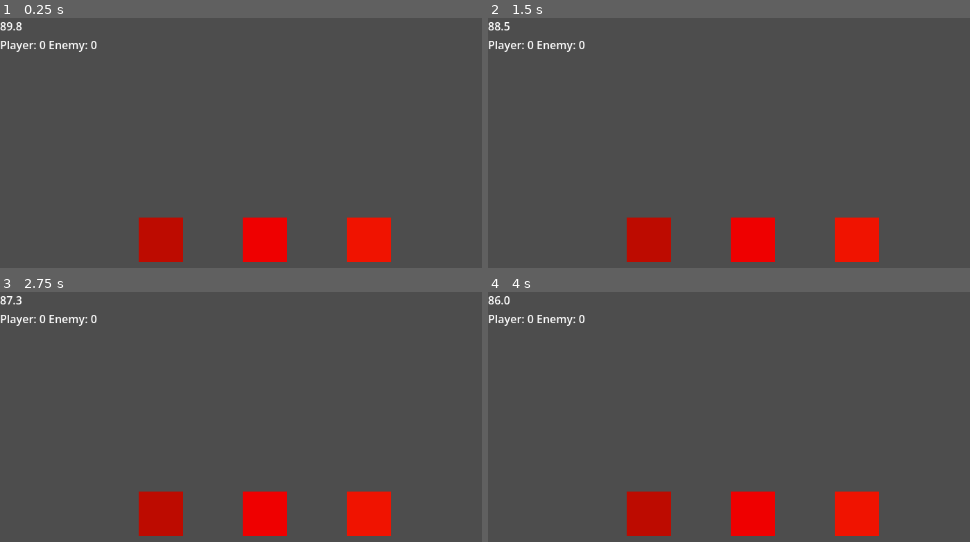
Above: before the commit, frames 1-4 (two rows, left to right).
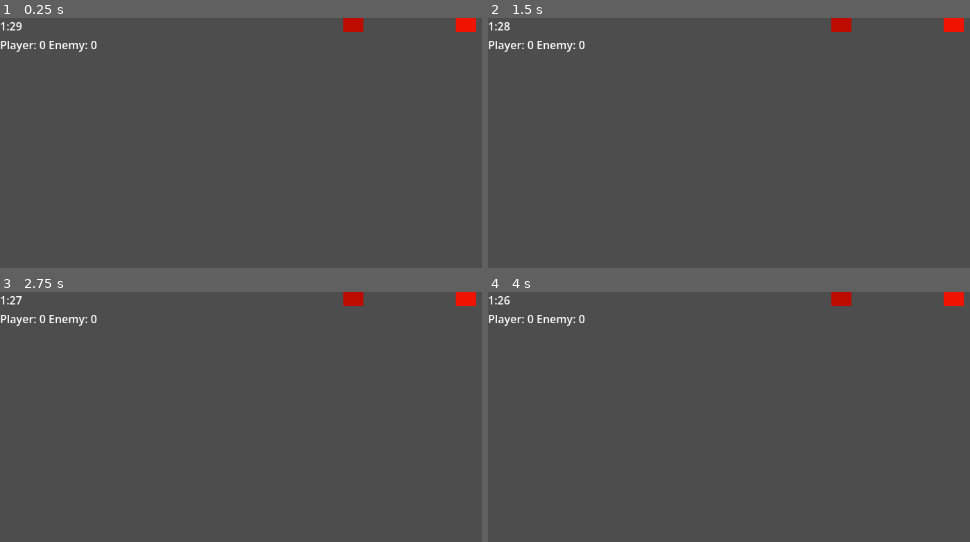
Above: after the commit, the same moments.

Repository: EchoPath-Source/echowars
Game: Godot game, scene res://arena.tscn
Same seed, same stepped clock (60 frames per second), same inputs: the game is played once before the commit and once after it.
Inputs (mouse positions are in pixels of both pictures, inside the frame that each line leads up to):
- Up to frame 1 (0.25 s): no input
- Up to frame 2 (1.5 s): tap Enter (ui_accept) at 0.5, 0.77, 1.25 s; move the mouse to (outside the picture) at 0.52 s; hold Right (ui_right) 0.53-1.25 s; tap Tab at 0.6 s; click (outside the picture) at 0.67 s; drag from (729, 265) to (outside the picture) at 1.27 s
- Up to frame 3 (2.75 s): tap Enter (ui_accept) at 2 s; move the mouse to (477, 417) at 2.02 s; hold Right (ui_right) from 2.03 s (still down); tap Tab at 2.1 s
- Up to frame 4 (4 s): release Right (ui_right) at 2.75 s; tap Enter (ui_accept) at 2.75, 3.5, 3.77 s; drag from (outside the picture) to (647, 449) at 2.77 s; move the mouse to (outside the picture) at 3.52 s; hold Left (ui_left) from 3.53 s (still down); tap Tab at 3.6 s

The runs differ from the first frame. In frame 1, 5.5% of the frame differs, in the area x 0-99%, y 0-98%; in frame 2, 5.5%; in frame 3, 5.5%; in frame 4, 5.5%.

Commit message:
Arena: add camera and align scene with convergence board model

Diff:
--- a/arena.tscn
+++ b/arena.tscn
@@ -1,59 +1,54 @@
 [gd_scene format=3 uid="uid://cckx12cgeqy1j"]
 
-[ext_resource type="Script" uid="uid://ltmqmvq7qqkk" path="res://scripts/arena/arena.gd" id="1_h0wof"]
-[ext_resource type="Script" uid="uid://c0v748fnuqt71" path="res://Lane manager.gd" id="1_ubfh8"]
-[ext_resource type="PackedScene" uid="uid://b0vkmwlw1ckqt" path="res://veilanchor.tscn" id="2_444vf"]
-[ext_resource type="Script" uid="uid://dnjx8wdw5uuwo" path="res://scripts/ui/match_hud.gd" id="4_fu4bq"]
+[ext_resource type="Script" path="res://scripts/arena/arena.gd" id="1_arena"]
+[ext_resource type="Script" path="res://scripts/arena/lane_manager.gd" id="2_lane_manager"]
+[ext_resource type="PackedScene" path="res://veilanchor.tscn" id="3_anchor"]
+[ext_resource type="Script" path="res://scripts/ui/match_hud.gd" id="4_hud"]
+[ext_resource type="PackedScene" path="res://scenes/ui/card_hand.tscn" id="5_card_hand"]
 
-[sub_resource type="GDScript" id="GDScript_444vf"]
-resource_name = "timer_label.gd"
-script/source = "extends Label
+[node name="Node2D" type="Node2D"]
+script = ExtResource("1_arena")
 
-func _process(_delta):
-		# Access your Autoload directly to update the text
-			text = str(snapped(GameState.time_remaining, 0.1))
+[node name="Camera2D" type="Camera2D" parent="."]
+position = Vector2(360, 960)
+zoom = Vector2(0.45, 0.45)
+enabled = true
 
-"
+[node name="lanemanager" type="Node2D" parent="."]
+script = ExtResource("2_lane_manager")
 
-[node name="Node2D" type="Node2D" unique_id=3820724]
-script = ExtResource("1_h0wof")
-metadata/_edit_vertical_guides_ = [-990.0, -397.0, 155.0]
+[node name="playergroup" type="Node2D" parent="lanemanager"]
 
-[node name="lanemanager" type="Node2D" parent="." unique_id=1118108819]
-script = ExtResource("1_ubfh8")
+[node name="playerfield" parent="lanemanager/playergroup" instance=ExtResource("3_anchor")]
+modulate = Color(1, 0, 1, 1)
+position = Vector2(540, 1700)
 
-[node name="playergroup" type="Node2D" parent="lanemanager" unique_id=1613852669]
+[node name="playercenter" parent="lanemanager/playergroup" instance=ExtResource("3_anchor")]
+modulate = Color(1, 0, 1, 1)
+position = Vector2(360, 1800)
 
-[node name="playerfield" parent="lanemanager/playergroup" unique_id=1916328548 instance=ExtResource("2_444vf")]
-modulate = Color(1, 0, 1, 1)
-position = Vector2(500, 1632)
+[node name="playerveil" parent="lanemanager/playergroup" instance=ExtResource("3_anchor")]
+modulate = Color(1, 0.23529412, 1, 1)
+position = Vector2(180, 1700)
 
-[node name="playercenter" parent="lanemanager/playergroup" unique_id=1364928419 instance=ExtResource("2_444vf")]
-modulate = Color(1, 0, 1, 1)
-position = Vector2(350, 1632)
+[node name="enemygroup" type="Node2D" parent="lanemanager"]
 
-[node name="playerveil" parent="lanemanager/playergroup" unique_id=1674331628 instance=ExtResource("2_444vf")]
-modulate = Color(1, 0.23529412, 1, 1)
-position = Vector2(200, 1632)
+[node name="enemyfield" parent="lanemanager/enemygroup" instance=ExtResource("3_anchor")]
+modulate = Color(0.9411765, 0.07450981, 0, 1)
+position = Vector2(540, 220)
 
-[node name="enemygroup" type="Node2D" parent="lanemanager" unique_id=1086192602]
+[node name="enemyveil" parent="lanemanager/enemygroup" instance=ExtResource("3_anchor")]
+modulate = Color(0.7411765, 0.043137256, 0, 1)
+position = Vector2(180, 220)
 
-[node name="enemyfeild" parent="lanemanager/enemygroup" unique_id=1230804900 instance=ExtResource("2_444vf")]
-modulate = Color(0.9411765, 0.07450981, 0, 1)
-position = Vector2(500, 288)
+[node name="enemycenter" parent="lanemanager/enemygroup" instance=ExtResource("3_anchor")]
+modulate = Color(0.9372549, 0, 0, 1)
+position = Vector2(360, 120)
 
-[node name="enemyveil" parent="lanemanager/enemygroup" unique_id=980866844 instance=ExtResource("2_444vf")]
-modulate = Color(0.7411765, 0.043137256, 0, 1)
-position = Vector2(200, 288)
+[node name="matchhud" type="CanvasLayer" parent="."]
+script = ExtResource("4_hud")
 
-[node name="enemycenter" parent="lanemanager/enemygroup" unique_id=1084381553 instance=ExtResource("2_444vf")]
-modulate = Color(0.9372549, 0, 0, 1)
-position = Vector2(350, 288)
-
-[node name="matchhud" type="CanvasLayer" parent="." unique_id=2013086539]
-script = ExtResource("4_fu4bq")
-
-[node name="HUDRoot" type="Control" parent="matchhud" unique_id=659085538]
+[node name="HUDRoot" type="Control" parent="matchhud"]
 layout_mode = 3
 anchors_preset = 15
 anchor_right = 1.0
@@ -61,39 +56,48 @@
 grow_horizontal = 2
 grow_vertical = 2
 
-[node name="VBoxContainer" type="VBoxContainer" parent="matchhud/HUDRoot" unique_id=739661821]
+[node name="VBoxContainer" type="VBoxContainer" parent="matchhud/HUDRoot"]
 layout_mode = 0
-offset_right = 40.0
+offset_right = 160.0
 offset_bottom = 50.0
 alignment = 1
 
-[node name="TimerLabel" type="Label" parent="matchhud/HUDRoot/VBoxContainer" unique_id=859065414]
+[node name="TimerLabel" type="Label" parent="matchhud/HUDRoot/VBoxContainer"]
 layout_mode = 2
 text = "90.0"
-script = SubResource("GDScript_444vf")
 
-[node name="HBoxContainer" type="HBoxContainer" parent="matchhud/HUDRoot/VBoxContainer" unique_id=409293398]
+[node name="HBoxContainer" type="HBoxContainer" parent="matchhud/HUDRoot/VBoxContainer"]
 layout_mode = 2
 
-[node name="PlayerCrowns" type="Label" parent="matchhud/HUDRoot/VBoxContainer/HBoxContainer" unique_id=1582867746]
+[node name="PlayerCrowns" type="Label" parent="matchhud/HUDRoot/VBoxContainer/HBoxContainer"]
 layout_mode = 2
 
-[node name="EnemyCrowns" type="Label" parent="matchhud/HUDRoot/VBoxContainer/HBoxContainer" unique_id=1399226903]
+[node name="EnemyCrowns" type="Label" parent="matchhud/HUDRoot/VBoxContainer/HBoxContainer"]
 layout_mode = 2
 
-[node name="WinScreen" type="Panel" parent="matchhud/HUDRoot" unique_id=1835859154]
+[node name="WinScreen" type="Panel" parent="matchhud/HUDRoot"]
+visible = false
+layout_mode = 1
+anchors_preset = 8
+anchor_left = 0.5
+anchor_top = 0.5
+anchor_right = 0.5
+anchor_bottom = 0.5
+offset_left = -160.0
+offset_top = -60.0
+offset_right = 160.0
+offset_bottom = 60.0
+grow_horizontal = 2
+grow_vertical = 2
+
+[node name="WinLabel" type="Label" parent="matchhud/HUDRoot/WinScreen"]
 layout_mode = 1
 anchors_preset = 15
 anchor_right = 1.0
 anchor_bottom = 1.0
-offset_left = 167.0
-offset_top = 620.0
-offset_right = 167.0
-offset_bottom = 620.0
 grow_horizontal = 2
 grow_vertical = 2
+horizontal_alignment = 1
+vertical_alignment = 1
 
-[node name="WinLabel" type="Label" parent="matchhud/HUDRoot/WinScreen" unique_id=174569210]
-layout_mode = 0
-offset_right = 40.0
-offset_bottom = 23.0
+[node name="CardHand" parent="matchhud/HUDRoot" instance=ExtResource("5_card_hand")]
